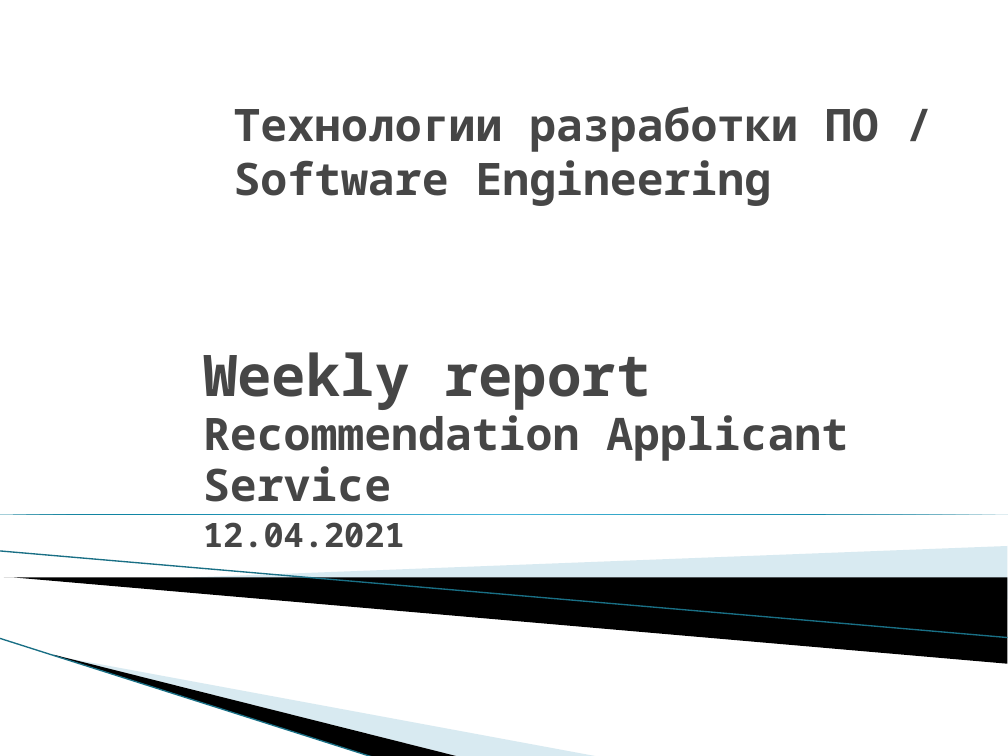
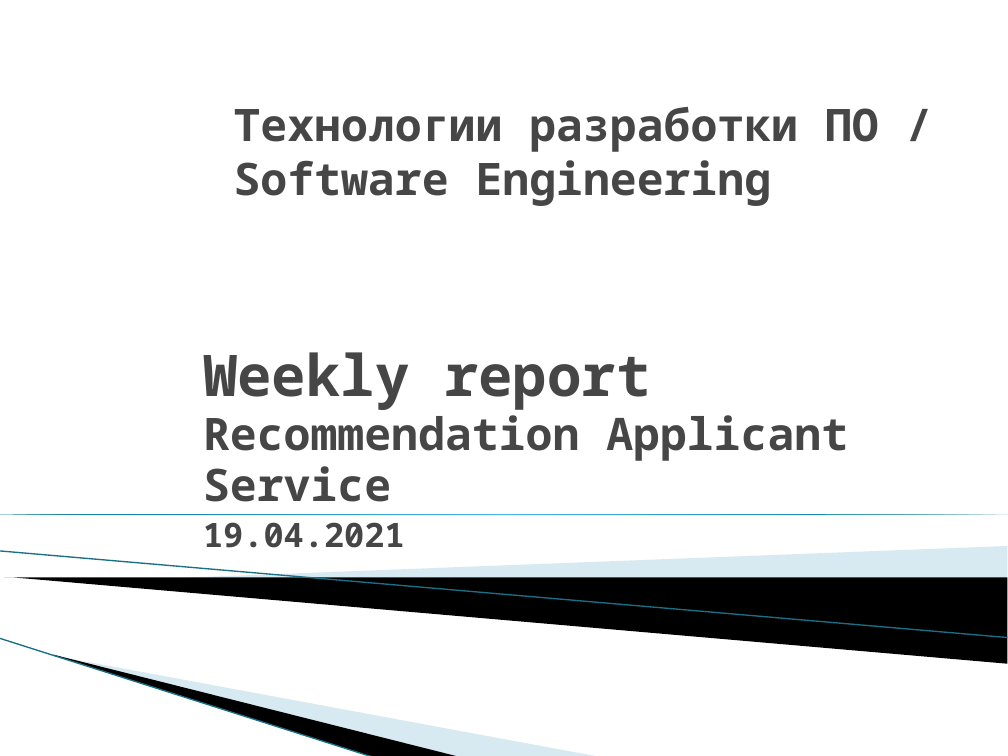
Before and after one commit to saviord7/applicant-service, a slide deck: slide 1 of reports/weekly reports/C09_RAS_report_4_LETI_2021.ppt. Drawn at 1008x756 pixels with LibreOffice and Linux fonts; fonts in the diff are those of the drawing; background and template pictures are left out. Boxes give left, top, right and bottom in pixels: in the first picture for what was removed or moved away, otherwise in the second. Text is boxed around its words. In the diff, an @@ line names an element or a change of style, - is before the commit and + after.

```diff
--- a/reports/weekly reports/C09_RAS_report_4_LETI_2021.ppt
+++ b/reports/weekly reports/C09_RAS_report_4_LETI_2021.ppt
@@ subtitle at (203, 522, 405, 548): text changed @@
-12.04.2021
+19.04.2021
```
Also in this commit, not shown: 1 other file.
